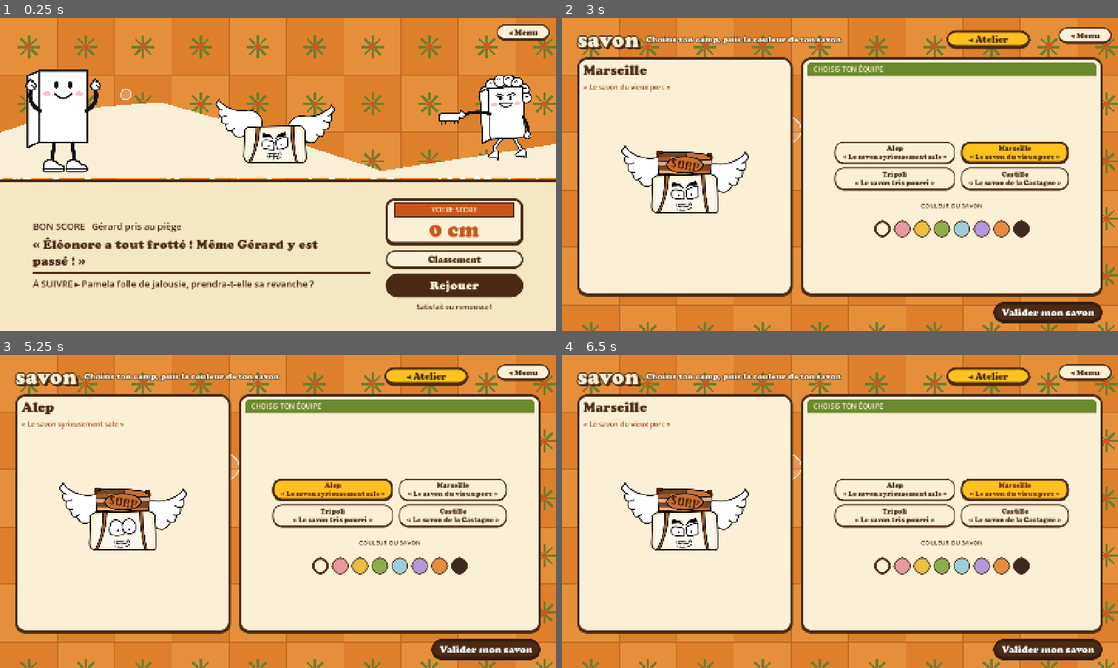
Above: before the commit, frames 1-4 (two rows, left to right).
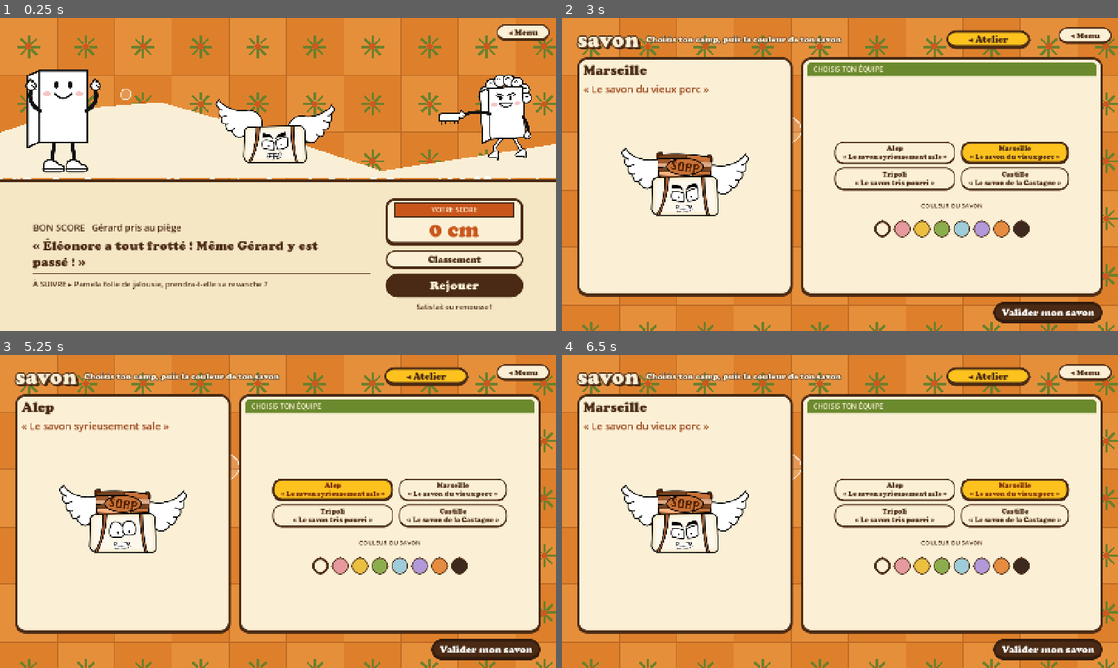
Above: after the commit, the same moments.

Repository: atostivint/LesAilesEtLaCaisse
Game: Godot game, scene res://scenes/score_bon.tscn
The game is run twice, just before and just after one commit, with the same random seed, the same clock (stepped at 60 frames per second) and the same inputs. This scene is started directly instead of the project's main scene. Sound files missing from this copy of the repository are replaced by a short silence.
Inputs:
- Up to frame 1 (0.25 s): no input
- Up to frame 2 (3 s): click "Rejouer" at 0.5 s; click "◂ Menu" at 1.25 s; click "Nouvelle partie" at 2 s; click "Nouvelle partie" at 2.75 s
- Up to frame 3 (5.25 s): click "◂ Atelier" at 3.5 s; click "Équipes ▸" at 4.25 s; click "Alep « Le savon syrieusement …" at 5 s
- Up to frame 4 (6.5 s): click "Marseille « Le savon du vieux…" at 5.75 s

The runs differ from the first frame. In frame 1, 2.2% of the frame differs, in the area x 5-67%, y 65-87%; in frame 2, 1.8%; in frame 3, 1.8%; in frame 4, 1.8%.

Commit message:
Équipes : sous-titres des savons plus grands ; scores : texte adapté à la longueur pour que la carte du bas soit identique
Co-Authored-By: Claude Haiku 5.5 <noreply@anthropic.com>

Diff:
--- a/scenes/equipes.tscn
+++ b/scenes/equipes.tscn
@@ -172,7 +172,7 @@
 unique_name_in_owner = true
 layout_mode = 2
 theme_override_colors/font_color = Color(0.6, 0.27, 0.1, 1)
-theme_override_font_sizes/font_size = 18
+theme_override_font_sizes/font_size = 26
 text = "« Le savon du vieux porc »"
 
 [node name="Zone" type="Control" parent="Marge/Main/Corps/Apercu/ApercuBox"]
--- a/scripts/score_ecran.gd
+++ b/scripts/score_ecran.gd
@@ -53,11 +53,14 @@
 	pastille_texte.add_theme_color_override("font_color", BROWN)
 	serie.text = d["series"]
 	citation.text = d["quote"]
+	# Texte réduit seulement quand la phrase est longue : même mise en page sur tous les paliers
+	citation.add_theme_font_size_override("font_size", 34 if String(d["quote"]).length() <= 100 else 28)
 	phrase.text = d["tag"]
 	phrase.visible = d["tag"] != ""
 	phrase.add_theme_color_override("font_color", accent)
 	suite_texte.text = "À SUIVRE ▸ " + d["next"]
 	suite_texte.add_theme_color_override("font_color", BROWN)
+	suite_texte.add_theme_font_size_override("font_size", 20 if String(d["next"]).length() <= 80 else 17)
 	# Score : la distance du dernier vol, dans l'unité du jeu
 	var distance := _distance_du_vol()
 	valeur.text = GameState.tuning.cm(distance)
